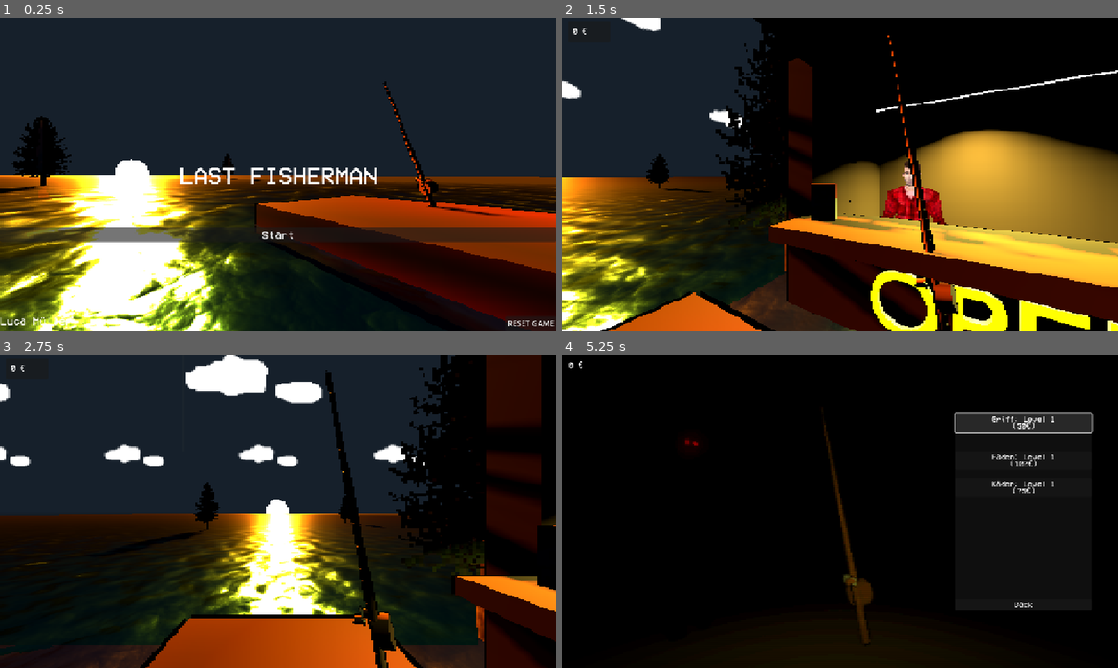
Above: before the commit, frames 1-4 (two rows, left to right).
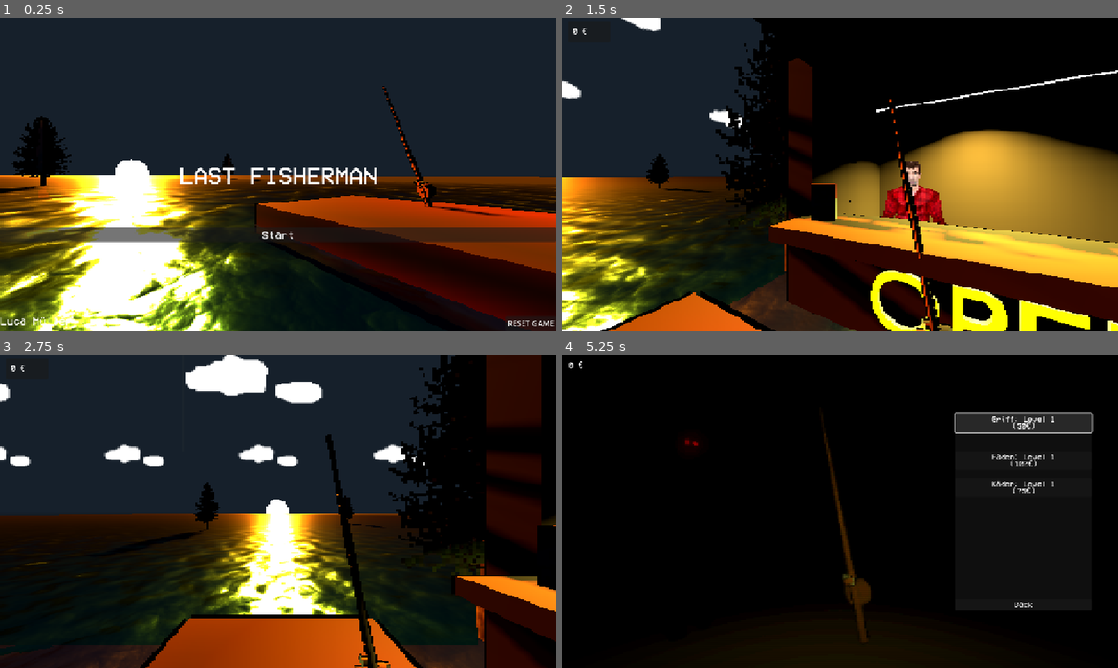
Above: after the commit, the same moments.

Repository: Zwiebelonkel/Last-Fisherman
Game: Godot game, scene res://scenes/mainMenu.tscn
The game is run twice, just before and just after one commit, with the same random seed, the same clock (stepped at 60 frames per second) and the same inputs.
Inputs (mouse positions are in pixels of both pictures, inside the frame that each line leads up to):
- Up to frame 1 (0.25 s): no input
- Up to frame 2 (1.5 s): click "Start" at 0.5 s; tap Enter at 1.25 s; move the mouse to (962, 158) at 1.27 s; hold Right (right) from 1.28 s (still down); hold Space (cast) from 1.28 s (still down); click (962, 158) at 1.42 s
- Up to frame 3 (2.75 s): move the mouse to (166, 527) at 2.02 s; release Right (right) at 2.03 s; release Space (cast) at 2.03 s; hold Left (left) from 2.03 s (still down); tap Space (cast) at 2.1 s
- Up to frame 4 (5.25 s): move the mouse to (895, 442) at 2.77 s; release Left (left) at 2.78 s; hold Space (cast) 2.78-3.53 s; hold Right (right) 2.78-4.25 s; move the mouse to (812, 574) at 3.52 s; tap Space (cast) at 3.6 s; click (812, 574) at 3.67 s; click "Griff: Level 1 (50€)" at 4.25 s; click "Griff: Level 1 (50€)" at 5 s

The runs differ from the first frame. In frame 1, 0.5% of the frame differs, in the area x 68-79%, y 20-61%; in frame 2, 1.9%; in frame 3, 2.5%, in the area x 58-72%, y 4-100%; in frame 4, 0.4%.

Commit message:
splashes

Diff:
--- a/scenes/MainScene.tscn
+++ b/scenes/MainScene.tscn
@@ -125,7 +125,7 @@
 
 # 🆕 Cast Power Variables
 var cast_power: float = 0.0
-var cast_power_speed: float = 1.5  # Wie schnell die Power auflädt
+var cast_power_speed: float = 3  # Wie schnell die Power auflädt
 var max_cast_power: float = 1.0
 var min_distance: float = 2.0  # Minimale Wurfweite
 var max_distance: float = 8.0  # Maximale Wurfweite
@@ -271,6 +271,7 @@
 # CAST CHARGING SYSTEM
 # ---------------------------------------------------------
 func start_charging_cast() -> void:
+	#anim.play(\"power\")
 	print(\"CHARGING CAST\")
 	state = STATE_CHARGING
 	cast_power = 0.0
@@ -411,6 +412,7 @@
 
 
 func show_bite_indicator() -> void:
+	splash.restart()
 	bite_sound.play()
 	ui_bite_indicator.visible = true
 
@@ -617,9 +619,9 @@
 tracks/0/imported = false
 tracks/0/enabled = true
 tracks/0/path = NodePath("Ripple")
-tracks/0/interp = 1
+tracks/0/interp = 2
 tracks/0/loop_wrap = true
-tracks/0/keys = PackedFloat32Array(0, 1, 0.5, 0.5, 0.5, 0.8, 1, 2, 2, 2)
+tracks/0/keys = PackedFloat32Array(0, 1, 0.5, 0.5, 0.5, 0.6, 1, 2, 2, 2)
 tracks/1/type = "value"
 tracks/1/imported = false
 tracks/1/enabled = true
@@ -630,7 +632,7 @@
 "times": PackedFloat32Array(0, 0.8),
 "transitions": PackedFloat32Array(1, 1),
 "update": 0,
-"values": [Color(1, 0, 0, 1), Color(1, 1, 1, 0)]
+"values": [Color(1, 1, 1, 1), Color(1, 1, 1, 0)]
 }
 
 [sub_resource type="AnimationLibrary" id="AnimationLibrary_1wiy7"]
@@ -818,7 +820,7 @@
 inventory_ui = NodePath("../../UI/InventoryUI")
 
 [node name="RodMesh" parent="PlayerCamera/FishingRod" index="0"]
-transform = Transform3D(0.8, 0, 0, 0, 0.773459, 0.204357, 0, -0.204357, 0.773459, 0.0485128, 0.275129, 0)
+transform = Transform3D(0.8, 0, 0, 0, 0.773459, 0.204357, 0, -0.204357, 0.773459, 0, 0, -0.0166266)
 
 [node name="WaterPlane" type="MeshInstance3D" parent="."]
 transform = Transform3D(-1, 8.74228e-08, 0, -8.74228e-08, -1, 0, 0, 0, 1, 0, 1.31409, 91.1433)
--- a/scenes/city.tscn
+++ b/scenes/city.tscn
@@ -1123,7 +1123,7 @@
 inventory_ui = NodePath("../../UI/InventoryUI")
 
 [node name="RodMesh" parent="PlayerCamera/FishingRod" index="0"]
-transform = Transform3D(0.8, 0, 0, 0, 0.773459, 0.204357, 0, -0.204357, 0.773459, 0.0485128, 0.275129, 0)
+transform = Transform3D(0.8, 0, 0, 0, 0.773459, 0.204357, 0, -0.204357, 0.773459, 0, 0, -0.0166266)
 
 [node name="WaterPlane" type="MeshInstance3D" parent="."]
 transform = Transform3D(-1, 8.74228e-08, 0, -8.74228e-08, -1, 0, 0, 0, 1, 0, 8.93222, 91.1433)
--- a/scenes/fishingRod.tscn
+++ b/scenes/fishingRod.tscn
@@ -67,6 +67,18 @@
 "update": 0,
 "values": [Vector3(-0.258309, 0, 0)]
 }
+tracks/2/type = "value"
+tracks/2/imported = false
+tracks/2/enabled = true
+tracks/2/path = NodePath("RodMesh:position")
+tracks/2/interp = 1
+tracks/2/loop_wrap = true
+tracks/2/keys = {
+"times": PackedFloat32Array(0),
+"transitions": PackedFloat32Array(1),
+"update": 0,
+"values": [Vector3(0, 0, -0.0166266)]
+}
 
 [sub_resource type="Animation" id="Animation_8r45t"]
 resource_name = "cast"
@@ -117,6 +129,35 @@
 tracks/0/interp = 1
 tracks/0/loop_wrap = true
 tracks/0/keys = PackedFloat32Array(0, 1, 0.0436194, 0, 0, 0.999048, 0.25, 1, 0.130526, 0, 0, 0.991445, 0.5, 1, 0.0436194, 0, 0, 0.999048)
+
+[sub_resource type="Animation" id="Animation_dtr8f"]
+resource_name = "power"
+length = 2.0
+loop_mode = 1
+tracks/0/type = "value"
+tracks/0/imported = false
+tracks/0/enabled = true
+tracks/0/path = NodePath("RodMesh:rotation")
+tracks/0/interp = 2
+tracks/0/loop_wrap = true
+tracks/0/keys = {
+"times": PackedFloat32Array(0, 1, 2),
+"transitions": PackedFloat32Array(1, 1, 1),
+"update": 0,
+"values": [Vector3(-0.258309, 0, 0), Vector3(0.445059, 0, 0), Vector3(-0.258309, 0, 0)]
+}
+tracks/1/type = "value"
+tracks/1/imported = false
+tracks/1/enabled = true
+tracks/1/path = NodePath("RodMesh:position")
+tracks/1/interp = 2
+tracks/1/loop_wrap = true
+tracks/1/keys = {
+"times": PackedFloat32Array(0, 1, 2),
+"transitions": PackedFloat32Array(1, 1, 1),
+"update": 0,
+"values": [Vector3(0, 0, 0), Vector3(0, 0, 0.415), Vector3(0, 0, 0)]
+}
 
 [sub_resource type="AnimationLibrary" id="AnimationLibrary_6deuo"]
 _data = {
@@ -124,6 +165,7 @@
 &"cast": SubResource("Animation_8r45t"),
 &"fight": SubResource("Animation_6deuo"),
 &"idle": SubResource("Animation_stpr7"),
+&"power": SubResource("Animation_dtr8f"),
 &"reel": SubResource("Animation_byvj7")
 }
 
@@ -131,7 +173,7 @@
 script = ExtResource("1_stpr7")
 
 [node name="RodMesh" type="MeshInstance3D" parent="."]
-transform = Transform3D(1, 0, 0, 0, 0.966824, 0.255446, 0, -0.255446, 0.966824, 0, 0, 0)
+transform = Transform3D(1, 0, 0, 0, 0.966824, 0.255446, 0, -0.255446, 0.966824, 0, 0, -0.0166266)
 mesh = SubResource("CylinderMesh_4swrq")
 
 [node name="MeshInstance3D" type="MeshInstance3D" parent="RodMesh"]
--- a/scenes/mainMenu.tscn
+++ b/scenes/mainMenu.tscn
@@ -274,7 +274,7 @@
 script = null
 
 [node name="RodMesh" parent="FishingRod" index="0"]
-transform = Transform3D(0.8, 0, 0, 0, 0.773459, 0.204357, 0, -0.204357, 0.773459, 0.00607872, 0.0344733, 0)
+transform = Transform3D(0.8, 0, 0, 0, 0.773459, 0.204357, 0, -0.204357, 0.773459, 0, 0, -0.0166266)
 
 [node name="Music" type="AudioStreamPlayer" parent="."]
 stream = ExtResource("11_tov5d")
--- a/scenes/splash.tscn
+++ b/scenes/splash.tscn
@@ -24,12 +24,12 @@
 
 [sub_resource type="BoxMesh" id="BoxMesh_10vqf"]
 material = SubResource("StandardMaterial3D_86pdq")
-size = Vector3(0.13, 0.11, 0.09)
+size = Vector3(0.065, 0.05, 0.07)
 
 [node name="Splash" type="GPUParticles3D"]
 emitting = false
-amount = 20
-lifetime = 2.16
+amount = 25
+lifetime = 1.11
 one_shot = true
 explosiveness = 1.0
 process_material = SubResource("ParticleProcessMaterial_ft3mc")
Not shown, added: scene.gltf
Not shown, added: scene.gltf.import
Not shown: 1 places in scenes/fishingRod.tscn that only renumber resources
